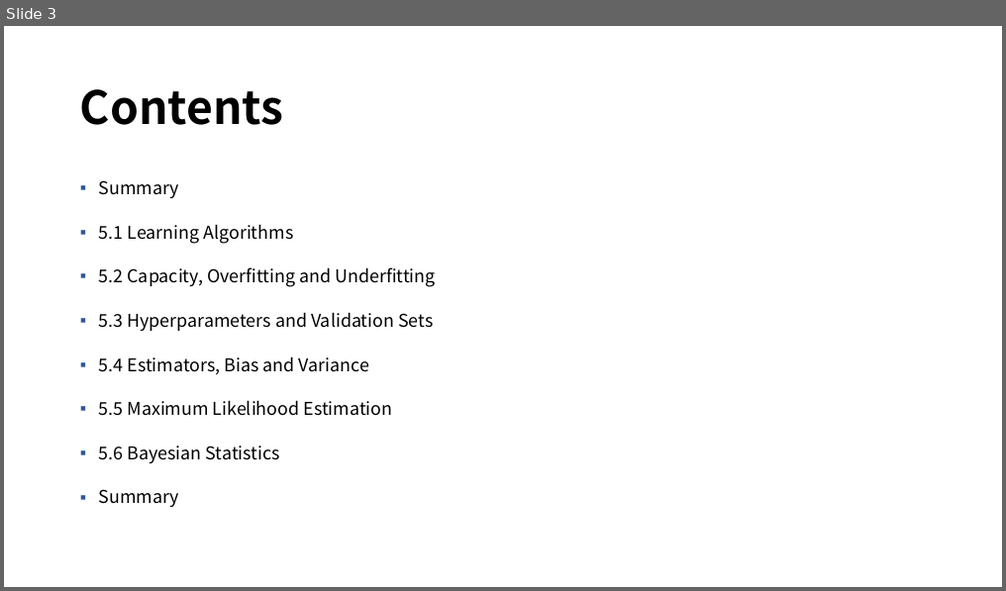
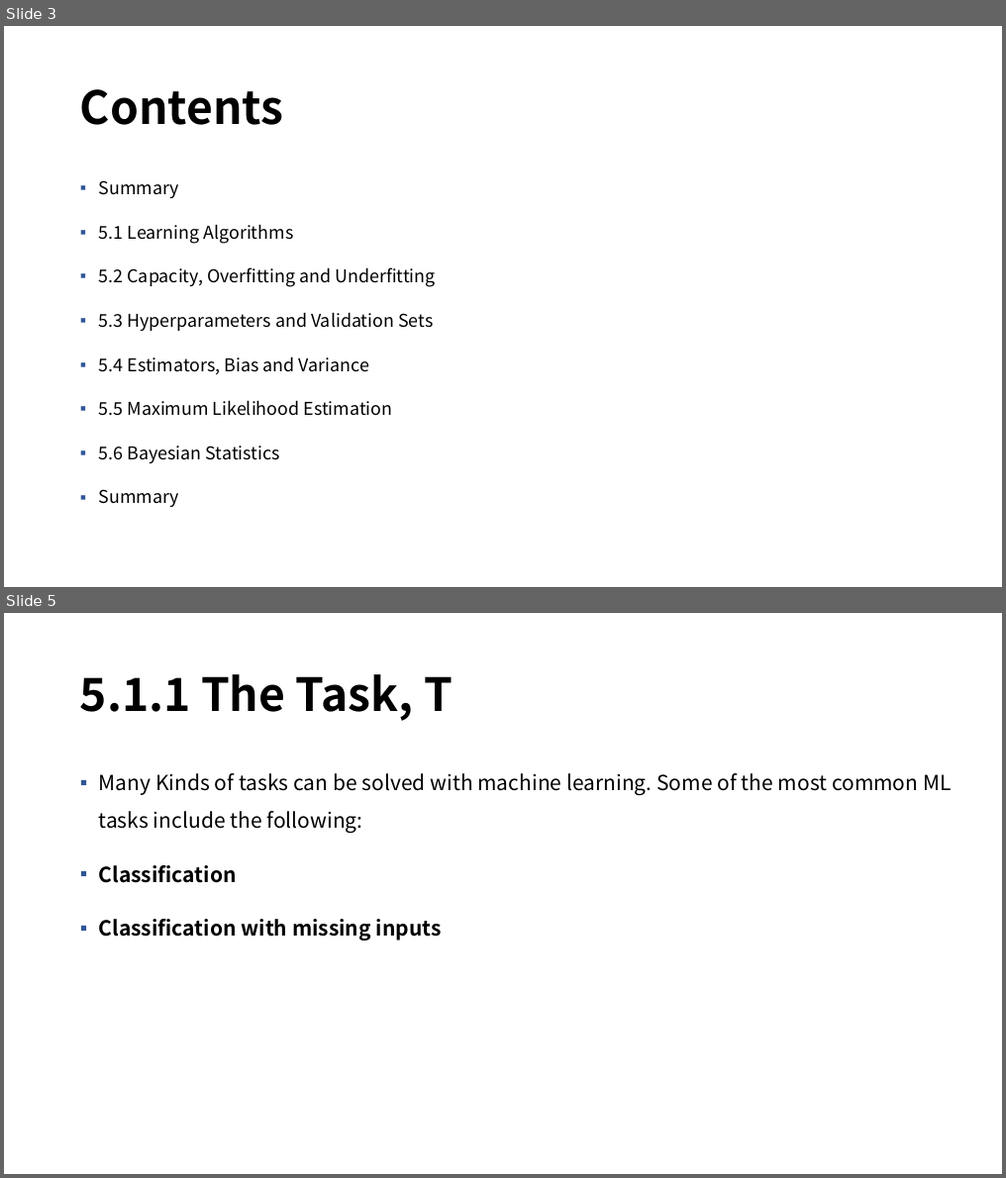
Before and after one commit to mmvv11/GraduateStudies, a slide deck: DeepLearningStudy/5-1. Machine Learning Basics, 230210, 정지운.pptx. Shown one above the other, each under a label of ours: slide 3 before the commit, slides 3 and 5 after it; the slides between them are not shown. The pictures are 1006x591 and 1006x1178 pixels, drawn with LibreOffice and Linux fonts; fonts in the diff are those of the drawing; background and template pictures are left out. Boxes give left, top, right and bottom in pixels: in the first picture for what was removed or moved away, otherwise in the second. Text is boxed around its words. In the diff, an @@ line names an element or a change of style, - is before the commit and + after.

```diff
--- a/DeepLearningStudy/5-1. Machine Learning Basics, 230210, 정지운.pptx
+++ b/DeepLearningStudy/5-1. Machine Learning Basics, 230210, 정지운.pptx
@@ slide 5 added at [4,613,1002,1174], background picture (left out) @@
@@ title added at [80,674,452,721], 44 pt, text #000000, bold @@
+5.1.1 The Task, T
@@ text added at [99,773,950,941], 20 pt, text #000000 @@
+▪ Many Kinds of tasks can be solved with machine learning. Some of the most common ML tasks include the following:
+▪ Classification
+▪ Classification with missing inputs
```
Also in this commit, not shown: 1 slide changed, 5 other slides added.
